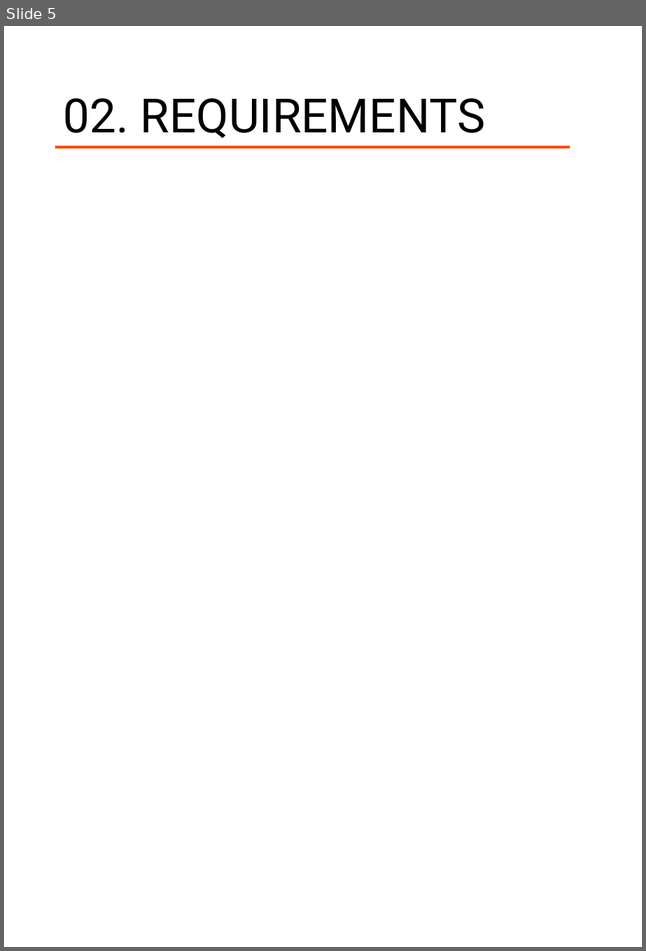
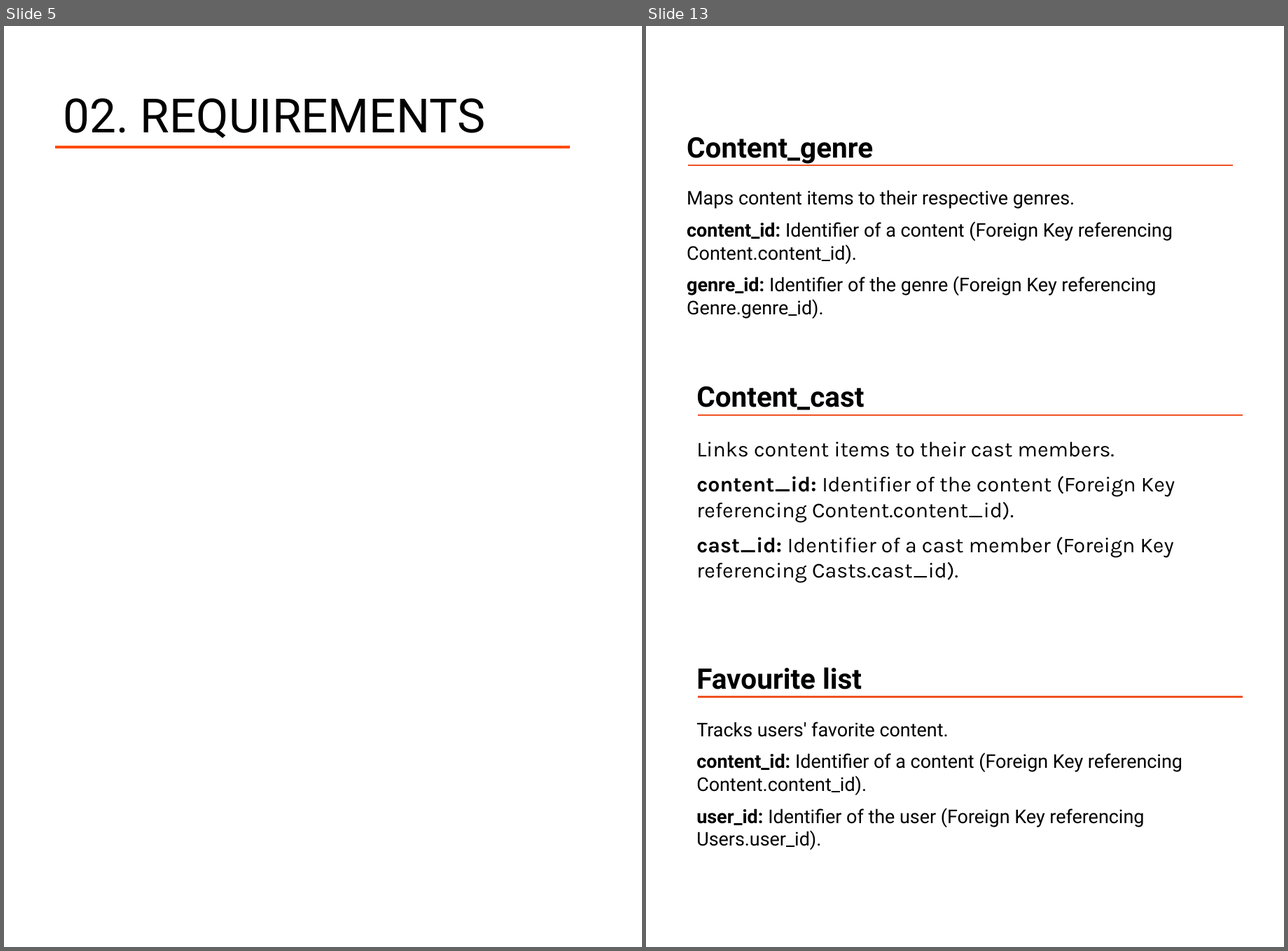
Before and after one commit to mtrung12/Movie_streaming_db, a slide deck: movie_stream_report.pptx. Shown side by side, each under a label of ours: slide 5 before the commit, slides 5 and 13 after it; the slides between them are not shown. The pictures are 646x951 and 1288x951 pixels, drawn with LibreOffice and Linux fonts; fonts in the diff are those of the drawing. Boxes give left, top, right and bottom in pixels: in the first picture for what was removed or moved away, otherwise in the second. Text is boxed around its words. In the diff, an @@ line names an element or a change of style, - is before the commit and + after.

```diff
--- a/movie_stream_report.pptx
+++ b/movie_stream_report.pptx
@@ slide 13 added at (646,26,1284,947), background #FFFFFF @@
@@ text added at (687,137,873,164), 24 pt, text #000000, bold @@
+Content_genre
@@ line added from (689, 165) to (1233, 165), #F05222 1.5 pt @@
@@ text added at (687,190,1172,319), 16 pt, text #000000 @@
+Maps content items to their respective genres.
+content_id: Identifier of a content (Foreign Key referencing Content.content_id).
+genre_id: Identifier of the genre (Foreign Key referencing Genre.genre_id).
@@ text added at (696,386,864,410), 24 pt, text #000000, bold @@
+Content_cast
@@ line added from (698, 415) to (1242, 415), #F05222 1.5 pt @@
@@ text added at (696,442,1174,583), 18 pt, text #000000 @@
+Links content items to their cast members.
+content_id: Identifier of the content (Foreign Key referencing Content.content_id).
+cast_id: Identifier of a cast member (Foreign Key referencing Casts.cast_id).
@@ text added at (696,667,862,690), 24 pt, text #000000, bold @@
+Favourite list
@@ line added from (698, 697) to (1242, 697), #F05222 1.5 pt @@
@@ text added at (696,722,1182,850), 16 pt, text #000000 @@
+Tracks users' favorite content.
+content_id: Identifier of a content (Foreign Key referencing Content.content_id).
+user_id: Identifier of the user (Foreign Key referencing Users.user_id).
```
Also in this commit, not shown: 1 slide changed, 13 other slides added, 1 slide removed, 10 other files.
